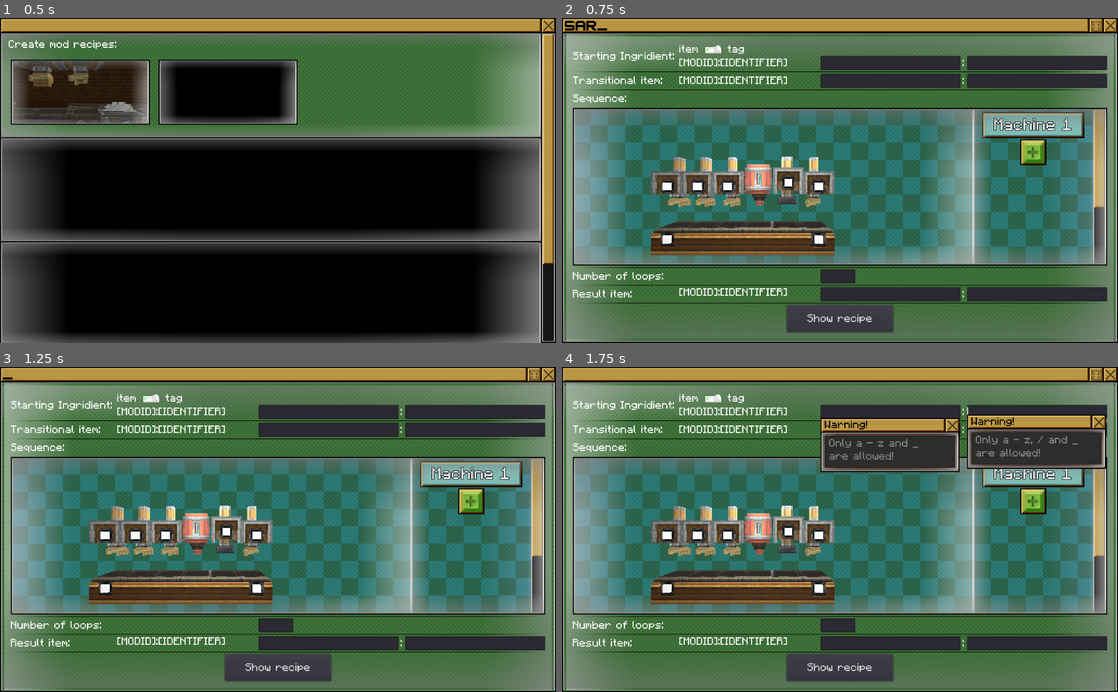
Above: before the commit, frames 1-4 (two rows, left to right).
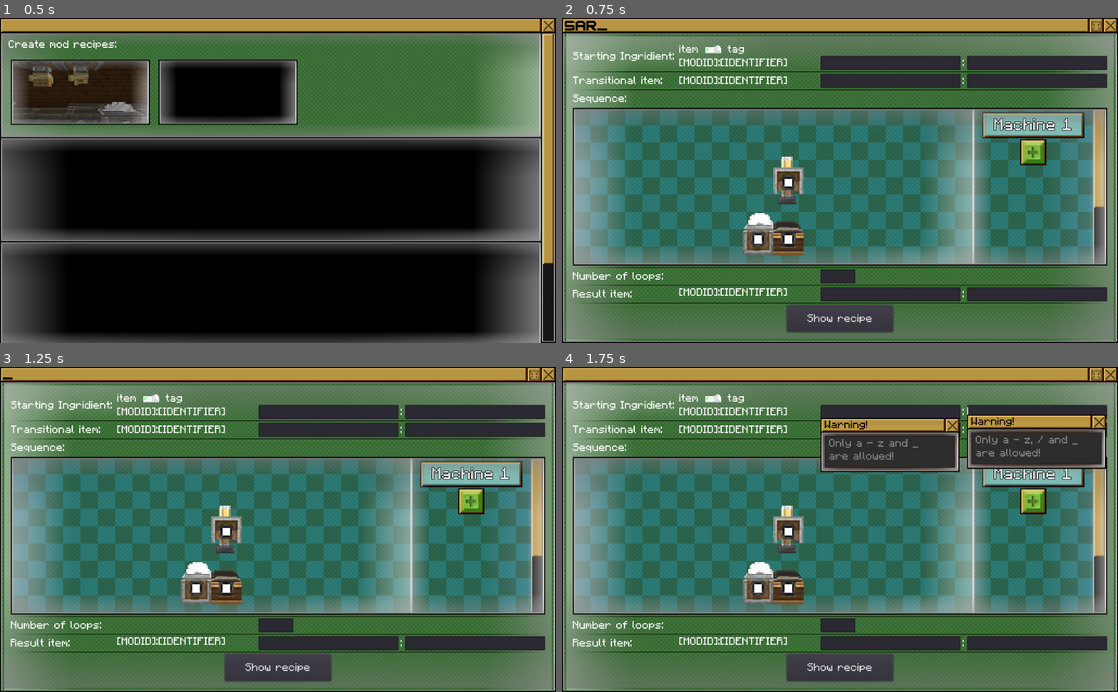
Above: after the commit, the same moments.

Repository: GibberishDev/SARM
Game: Godot game, scene res://src/MainWindow.tscn
The game is run twice, just before and just after one commit, with the same random seed, the same clock (stepped at 60 frames per second) and the same inputs.
Inputs (mouse positions are in pixels of both pictures, inside the frame that each line leads up to):
- Up to frame 1 (0.5 s): no input
- Up to frame 2 (0.75 s): click (639, 92) at 0.5 s
- Up to frame 3 (1.25 s): no input
- Up to frame 4 (1.75 s): click (890, 412) at 1.27 s; type "12" at 1.35 s; click (1034, 412) at 1.5 s; type "12" at 1.58 s; click (890, 428) at 1.73 s

Frame 1 is identical in both runs. In frame 2, 5.8% of the frame differs, in the area x 16-49%, y 42-74%; in frame 3, 5.8%; in frame 4, 5.8%.

Commit message:
added mystical singular conveyor

Diff:
--- a/SARM/src/create/SequencedAssembly/elements/BeltState.gd
+++ b/SARM/src/create/SequencedAssembly/elements/BeltState.gd
@@ -1,8 +1,9 @@
 extends Spatial
-export(int, "start", "middle", "end", "saw") var belt_state
+export(int, "start", "middle", "end", "single", "saw") var belt_state
 export(int, "saw", "press", "spout", "deployer") var machine_state
 export(Mesh) var belt_side
 export(Mesh) var belt_middle
+export(Mesh) var belt_single
 export(Mesh) var saw
 export(Mesh) var press
 export(Mesh) var spout
@@ -19,6 +20,9 @@
 			$BeltPart.mesh = belt_side
 			$BeltPart.rotation_degrees.y = 180
 		3:
+			$BeltPart.mesh = belt_single
+			$BeltPart.rotation_degrees.y = 0
+		4:
 			$BeltPart.mesh = saw
 			$BeltPart.rotation_degrees.y = 90
 	match machine_state:
@@ -31,6 +35,5 @@
 		3:
 			$MachinePart.visible = true
 			$MachinePart.mesh = deployer
-
 		0:
 			$MachinePart.visible = false
--- a/SARM/src/create/SequencedAssembly/elements/BeltState.tscn
+++ b/SARM/src/create/SequencedAssembly/elements/BeltState.tscn
@@ -7,11 +7,13 @@
 [ext_resource path="res://assets/models/CreateSA/models/deployer/model.obj" type="ArrayMesh" id=5]
 [ext_resource path="res://assets/models/CreateSA/models/press/model.obj" type="ArrayMesh" id=6]
 [ext_resource path="res://assets/models/CreateSA/models/spout/model.obj" type="ArrayMesh" id=7]
+[ext_resource path="res://assets/models/CreateSA/models/belt_single/model.obj" type="ArrayMesh" id=8]
 
 [node name="BeltState" type="Spatial"]
 script = ExtResource( 1 )
 belt_side = ExtResource( 2 )
 belt_middle = ExtResource( 4 )
+belt_single = ExtResource( 8 )
 saw = ExtResource( 3 )
 press = ExtResource( 6 )
 spout = ExtResource( 7 )
--- a/SARM/src/create/SequencedAssembly/elements/SequencePreview.gd
+++ b/SARM/src/create/SequencedAssembly/elements/SequencePreview.gd
@@ -7,7 +7,7 @@
 var pathToSeqButton = "/HBoxContainer/Control/sequenceBtn"
 var pathToControls = "/HBoxContainer/Control/HBoxContainer"
 
-var SequenceTypes = [3, 3, 3, 2, 0, 3] #0 - press recipe, 1 - saw recipe, 2 - spout recipe, 3 - deployer recipe
+var SequenceTypes = [1, 0] #0 - press recipe, 1 - saw recipe, 2 - spout recipe, 3 - deployer recipe
 
 func _ready():
 	updateSequenceSprites()
--- a/SARM/src/create/SequencedAssembly/elements/conveyors_node.gd
+++ b/SARM/src/create/SequencedAssembly/elements/conveyors_node.gd
@@ -2,10 +2,9 @@
 
 var conveyors
 
-func _ready():
-	ChangeModels([0, 1, 2, 3, 0, 1, 2, 3])
-
 func ChangeModels(key:Array):
+	$Camera.translation.z = key.size()*0.5 - 0.5
+	$SpotLight.translation.z = key.size()*0.5 - 0.5
 	conveyors  = [false, false, false, false, false, false, false, false, false, false]
 	for i in range(8): #conveyor reset
 		get_node("conveyors/BeltState" + str(i)).visible = false
@@ -16,7 +15,7 @@
 			conveyors[i + 1] = true
 		if key[i] == 1:
 			get_node("conveyors/BeltState" + str(i)).visible = true
-			get_node("conveyors/BeltState" + str(i)).belt_state = 3
+			get_node("conveyors/BeltState" + str(i)).belt_state = 4
 			get_node("conveyors/BeltState" + str(i)).machine_state = 0
 			conveyors[i + 1] = false
 		elif key[i] == 2:
@@ -27,6 +26,7 @@
 			get_node("conveyors/BeltState" + str(i)).visible = true
 			get_node("conveyors/BeltState" + str(i)).machine_state = 3
 			conveyors[i + 1] = true
+	print(conveyors)
 	for i in range(1, 9): #Conveyor texture changer
 		match conveyors[i]:
 			true:
@@ -42,9 +42,8 @@
 							true:
 								get_node("conveyors/BeltState" + str(i - 1)).belt_state = 0
 							false:
-								pass
-	update_models()
-
-func update_models():
+								get_node("conveyors/BeltState" + str(i - 1)).belt_state = 3
+			false:
+				pass
 	for i in range(8):
 		get_node("conveyors/BeltState" + str(i)).update()
--- a/SARM/src/create/SequencedAssembly/elements/conveyors_node.tscn
+++ b/SARM/src/create/SequencedAssembly/elements/conveyors_node.tscn
@@ -12,7 +12,7 @@
 script = ExtResource( 2 )
 
 [node name="Camera" type="Camera" parent="."]
-transform = Transform( -4.37114e-08, 0, -1, 0, 1, 0, 1, 0, -4.37114e-08, -4, 1.75, 3.5 )
+transform = Transform( -4.37114e-08, 0, -1, 0, 1, 0, 1, 0, -4.37114e-08, -4, 1.75, 0 )
 environment = SubResource( 1 )
 current = true
 
Not shown, added: SARM/assets/models/CreateSA/models/belt_single/axis.png.import
Not shown, added: SARM/assets/models/CreateSA/models/belt_single/axis_top.png.import
Binary file added: SARM/assets/models/CreateSA/models/belt_single/belt.png
Not shown, added: SARM/assets/models/CreateSA/models/belt_single/belt.png.import
Binary file added: SARM/assets/models/CreateSA/models/belt_single/belt_offset.png
Not shown, added: SARM/assets/models/CreateSA/models/belt_single/belt_offset.png.import
Not shown, added: SARM/assets/models/CreateSA/models/belt_single/belt_side.obj.import
Binary file added: SARM/assets/models/CreateSA/models/belt_single/brass_casing_belt.png
Not shown, added: SARM/assets/models/CreateSA/models/belt_single/brass_casing_belt.png.import
Binary file added: SARM/assets/models/CreateSA/models/belt_single/gearbox.png
Not shown, added: SARM/assets/models/CreateSA/models/belt_single/gearbox.png.import
Not shown, added: SARM/assets/models/CreateSA/models/belt_single/model.mtl
(and 3 more such lines)
